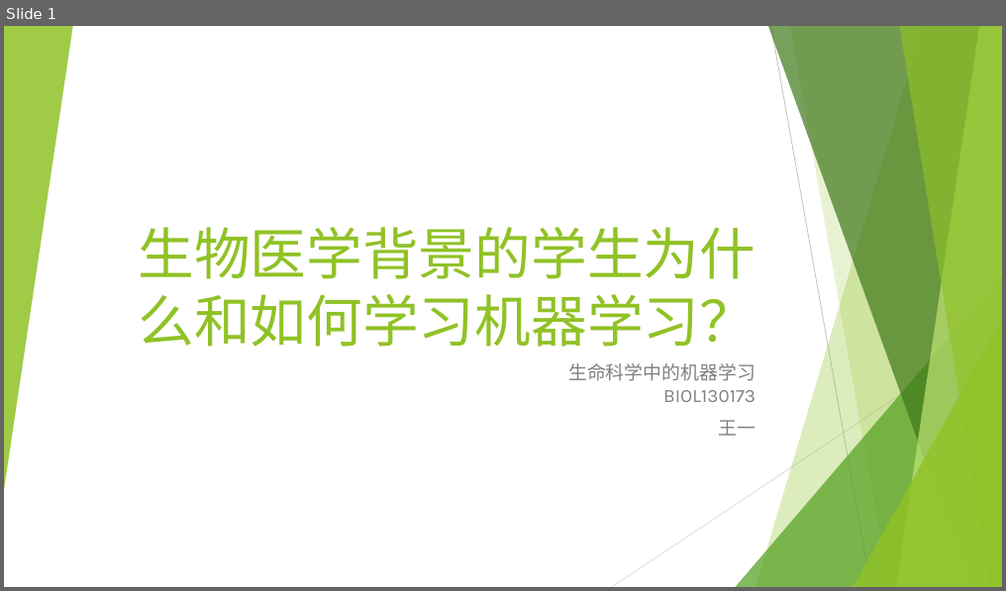
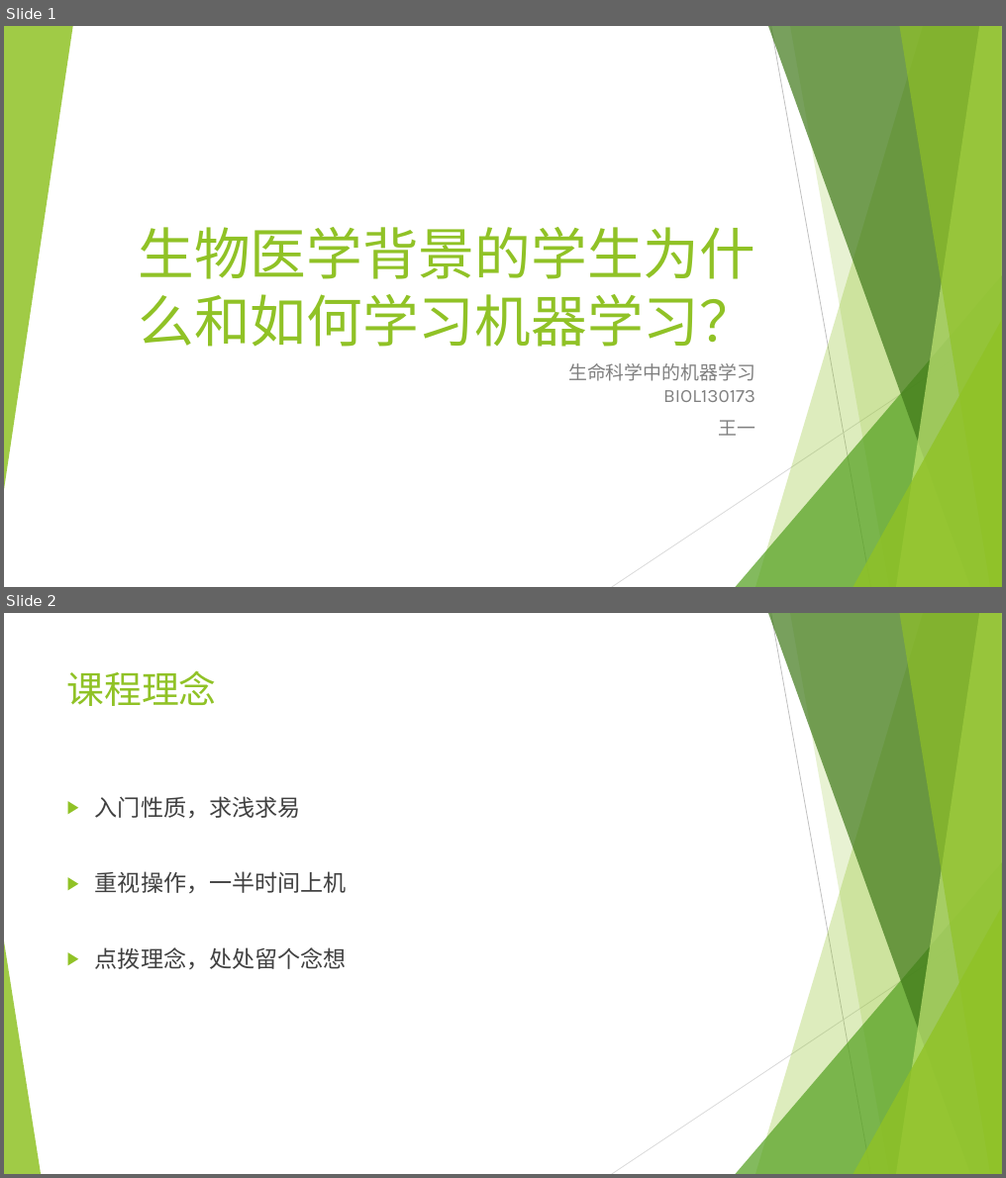
Before and after one commit to wangyi-fudan/BIOL130173, a slide deck: 0_why_and_how.pptx. Shown one above the other, each under a label of ours: slide 1 before the commit, slides 1 and 2 after it. The pictures are 1006x591 and 1006x1178 pixels, drawn with LibreOffice and Linux fonts; fonts in the diff are those of the drawing. Boxes give left, top, right and bottom in pixels: in the first picture for what was removed or moved away, otherwise in the second. Text is boxed around its words. In the diff, an @@ line names an element or a change of style, - is before the commit and + after.

```diff
--- a/0_why_and_how.pptx
+++ b/0_why_and_how.pptx
@@ slide 2 added at [4,613,1002,1174], background #FFFFFF; not listed: 9 template elements that a slide beside it also shows @@
@@ title added at [67,670,217,706], 36 pt, text #90C226 @@
+课程理念
@@ text added at [95,796,347,969], 22 pt, text #404040 @@
+▶ 入门性质，求浅求易
+▶ 重视操作，一半时间上机
+▶ 点拨理念，处处留个念想
@@ triangle added at [4,942,41,1174], fill #90C226 at 85% opacity @@
```
Also in this commit, not shown: 2 slides changed, 2 other slides added.
